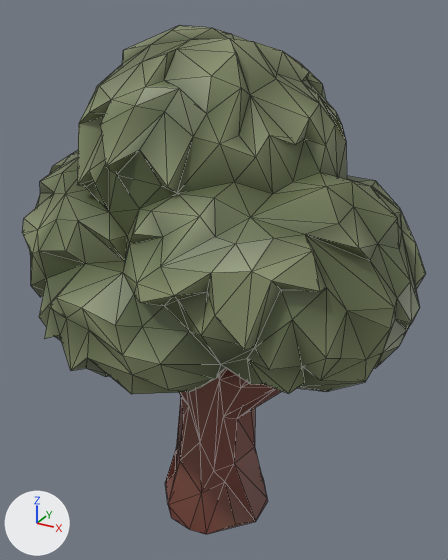
One commit to the glTF model public/models/prop_tree.glb: the scene before it, then after it.
The view is the same before and after, from a 50 mm camera at (3.01, -5.23, 5.55) aimed at (0.05, 0.15, 2.86). The lights are fixed; the arrows at lower left show +X, +Y and +Z. The first picture is the older version. Mesh edges are drawn as thin lines. Where no turn or scale is listed for an object, it has been applied to the vertices.
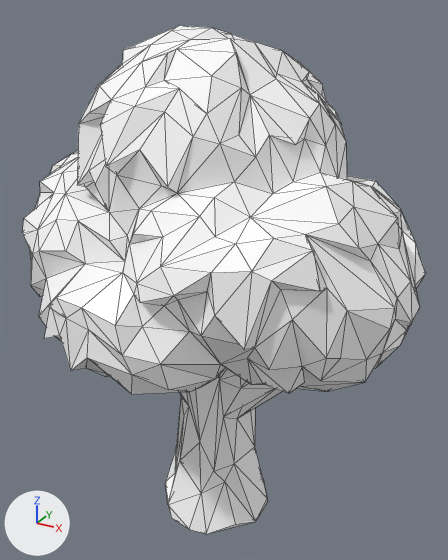
Patch to the scene script:
```diff
--- a/public/models/prop_tree.glb.py
+++ b/public/models/prop_tree.glb.py
@@ mat_material_0 @@
 n0 = _N.new('ShaderNodeBsdfPrincipled'); n0.name = 'Principled BSDF'
+n0.inputs[0].default_value = (1.0, 1.0, 1.0, 1.0)  # 'Base Color', white #ffffff
 n1 = _N.new('ShaderNodeOutputMaterial'); n1.name = 'Material Output'
-n2 = _N.new('ShaderNodeVertexColor'); n2.name = 'Color Attribute'
 _L.new(n0.outputs[0], n1.inputs[0])  # 'BSDF' to 'Surface'
-_L.new(n2.outputs[0], n0.inputs[0])  # 'Color' to 'Base Color'
```

Location of each change, [x1, y1, x2, y2] in pixels of the pictures (448 x 560 px):
'Mesh_0', recoloured (lighter)
    both: [22, 25, 426, 534]
